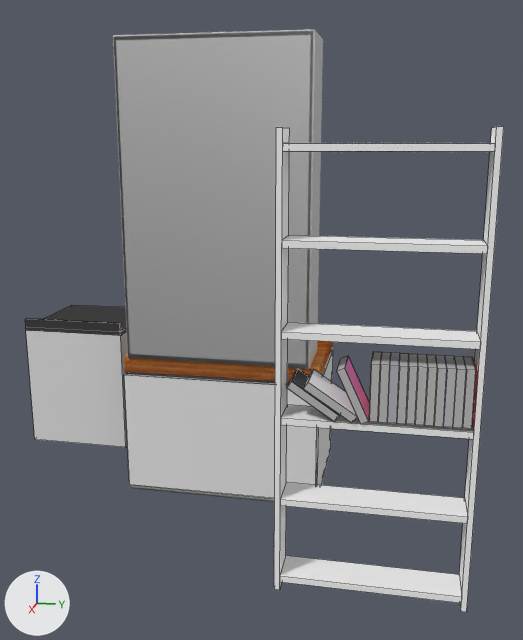
The Blender file SecuenciaLabSimulator/Assets/Prefabs/V0.1 - Aparato Control Secuencial.blend, before and after one commit.
Camera for both pictures: a 50 mm lens placed at (22.8, 5.8, 11.9), pointed at (0.9, 1.4, 6.5). Every picture has the same lights, and +X, +Y and +Z are marked at lower left. Mesh edges are drawn as thin lines on the coarser meshes.

Names of what the first picture shows: 'Base Principal Madera', 'BaseInferiorMaQUINA', 'Countertop1', 'Estante', 'Gabinete1', 'Libro0', 'Libro1', 'Libro10', 'Libro11', 'Libro12', 'Libro13', 'Libro2', 'Libro3', 'Libro4', 'Libro5', 'Libro6', 'Libro7', 'Libro8', 'Libro9', 'ParedIzquierdaSuperior.004', 'ParedIzquierdaSuperior.005', 'ParteSuperiorMaquina'.
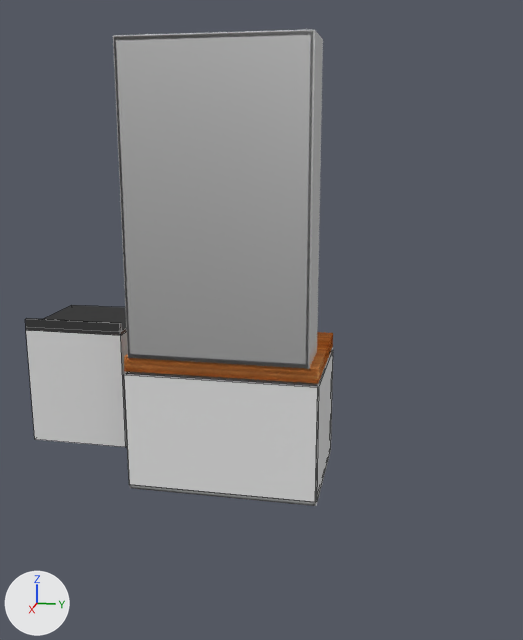
Changed parts and their boxes (x1, y1, x2, y2) in the pictures (523 x 640 px):
'Estante', deleted: before (274, 126, 504, 612)
'Libro12', deleted: before (303, 369, 357, 423)
'Libro11', deleted: before (337, 356, 370, 424)
'Libro13', deleted: before (287, 369, 340, 422)
'Libro0', deleted: before (462, 357, 476, 429)
'Libro1', deleted: before (453, 356, 466, 428)
'Libro3', deleted: before (434, 355, 447, 427)
'Libro2', deleted: before (443, 356, 457, 427)
'Libro4', deleted: before (425, 355, 437, 426)
'Libro5', deleted: before (415, 354, 428, 425)
'Libro6', deleted: before (406, 354, 418, 424)
'Libro8', deleted: before (387, 353, 400, 423)
'Libro7', deleted: before (397, 353, 409, 424)
'Libro9', deleted: before (378, 352, 391, 423)
'Libro10', deleted: before (369, 352, 382, 422)

Patch to the scene script:
```diff
--- a/SecuenciaLabSimulator/Assets/Prefabs/V0.1 - Aparato Control Secuencial.blend.py
+++ b/SecuenciaLabSimulator/Assets/Prefabs/V0.1 - Aparato Control Secuencial.blend.py
@@ ob_libro13 @@
-ob_libro13 = bpy.data.objects.new('Libro13', me_book13)
-ob_libro13.location = (5.86, 4.37, 5.36)
-ob_libro13.rotation_euler = (0.0, 0.977, -1.571)  # degrees (0, 56, -90)
-ob_libro13.scale = (4.9, 4.9, 4.9)
@@ ob_libro12 @@
-ob_libro12 = bpy.data.objects.new('Libro12', me_book12)
-ob_libro12.location = (5.87, 4.79, 5.38)
-ob_libro12.rotation_euler = (0.0, 0.987, -1.571)  # degrees (0, 57, -90)
-ob_libro12.scale = (4.9, 4.9, 4.9)
@@ ob_libro11 @@
-ob_libro11 = bpy.data.objects.new('Libro11', me_book11)
-ob_libro11.location = (5.86, 5.08, 5.27)
-ob_libro11.rotation_euler = (0.0, 0.44, -1.571)  # degrees (0, 25, -90)
-ob_libro11.scale = (4.9, 4.9, 4.9)
@@ ob_libro10 @@
-ob_libro10 = bpy.data.objects.new('Libro10', me_book10)
-ob_libro10.location = (5.86, 5.3, 5.27)
-ob_libro10.rotation_euler = (0.0, 0.0, -1.571)  # degrees (0, 0, -90)
-ob_libro10.scale = (4.9, 4.9, 4.9)
@@ ob_libro9 @@
-ob_libro9 = bpy.data.objects.new('Libro9', me_book9)
-ob_libro9.location = (5.86, 5.53, 5.27)
-ob_libro9.rotation_euler = (0.0, 0.0, -1.571)  # degrees (0, 0, -90)
-ob_libro9.scale = (4.9, 4.9, 4.9)
@@ ob_libro8 @@
-ob_libro8 = bpy.data.objects.new('Libro8', me_book8)
-ob_libro8.location = (5.86, 5.75, 5.27)
-ob_libro8.rotation_euler = (0.0, 0.0, -1.571)  # degrees (0, 0, -90)
-ob_libro8.scale = (4.9, 4.9, 4.9)
@@ ob_libro7 @@
-ob_libro7 = bpy.data.objects.new('Libro7', me_book7)
-ob_libro7.location = (5.86, 5.97, 5.27)
-ob_libro7.rotation_euler = (0.0, 0.0, -1.571)  # degrees (0, 0, -90)
-ob_libro7.scale = (4.9, 4.9, 4.9)
@@ ob_libro6 @@
-ob_libro6 = bpy.data.objects.new('Libro6', me_book6)
-ob_libro6.location = (5.86, 6.19, 5.27)
-ob_libro6.rotation_euler = (0.0, 0.0, -1.571)  # degrees (0, 0, -90)
-ob_libro6.scale = (4.9, 4.9, 4.9)
@@ ob_libro5 @@
-ob_libro5 = bpy.data.objects.new('Libro5', me_book5)
-ob_libro5.location = (5.86, 6.41, 5.27)
-ob_libro5.rotation_euler = (0.0, 0.0, -1.571)  # degrees (0, 0, -90)
-ob_libro5.scale = (4.9, 4.9, 4.9)
@@ ob_libro4 @@
-ob_libro4 = bpy.data.objects.new('Libro4', me_book4)
-ob_libro4.location = (5.86, 6.63, 5.27)
-ob_libro4.rotation_euler = (0.0, 0.0, -1.571)  # degrees (0, 0, -90)
-ob_libro4.scale = (4.9, 4.9, 4.9)
@@ ob_libro3 @@
-ob_libro3 = bpy.data.objects.new('Libro3', me_book3)
-ob_libro3.location = (5.86, 6.85, 5.27)
-ob_libro3.rotation_euler = (0.0, 0.0, -1.571)  # degrees (0, 0, -90)
-ob_libro3.scale = (4.9, 4.9, 4.9)
@@ ob_libro2 @@
-ob_libro2 = bpy.data.objects.new('Libro2', me_book2)
-ob_libro2.location = (5.86, 7.07, 5.27)
-ob_libro2.rotation_euler = (0.0, 0.0, -1.571)  # degrees (0, 0, -90)
-ob_libro2.scale = (4.9, 4.9, 4.9)
@@ ob_libro1 @@
-ob_libro1 = bpy.data.objects.new('Libro1', me_book1)
-ob_libro1.location = (5.86, 7.3, 5.27)
-ob_libro1.rotation_euler = (0.0, 0.0, -1.571)  # degrees (0, 0, -90)
-ob_libro1.scale = (4.9, 4.9, 4.9)
@@ ob_libro0 @@
-ob_libro0 = bpy.data.objects.new('Libro0', me_book0)
-ob_libro0.location = (5.86, 7.52, 5.27)
-ob_libro0.rotation_euler = (0.0, 0.0, -1.571)  # degrees (0, 0, -90)
-ob_libro0.scale = (4.9, 4.9, 4.9)
@@ ob_estante @@
-ob_estante = bpy.data.objects.new('Estante', me_shelves1)
-ob_estante.location = (4.8, 2.72, 0.26)
-ob_estante.rotation_euler = (0.0, 0.0, 1.571)  # degrees (0, 0, 90)
-ob_estante.scale = (5.0, 3.57, 6.0)
```
